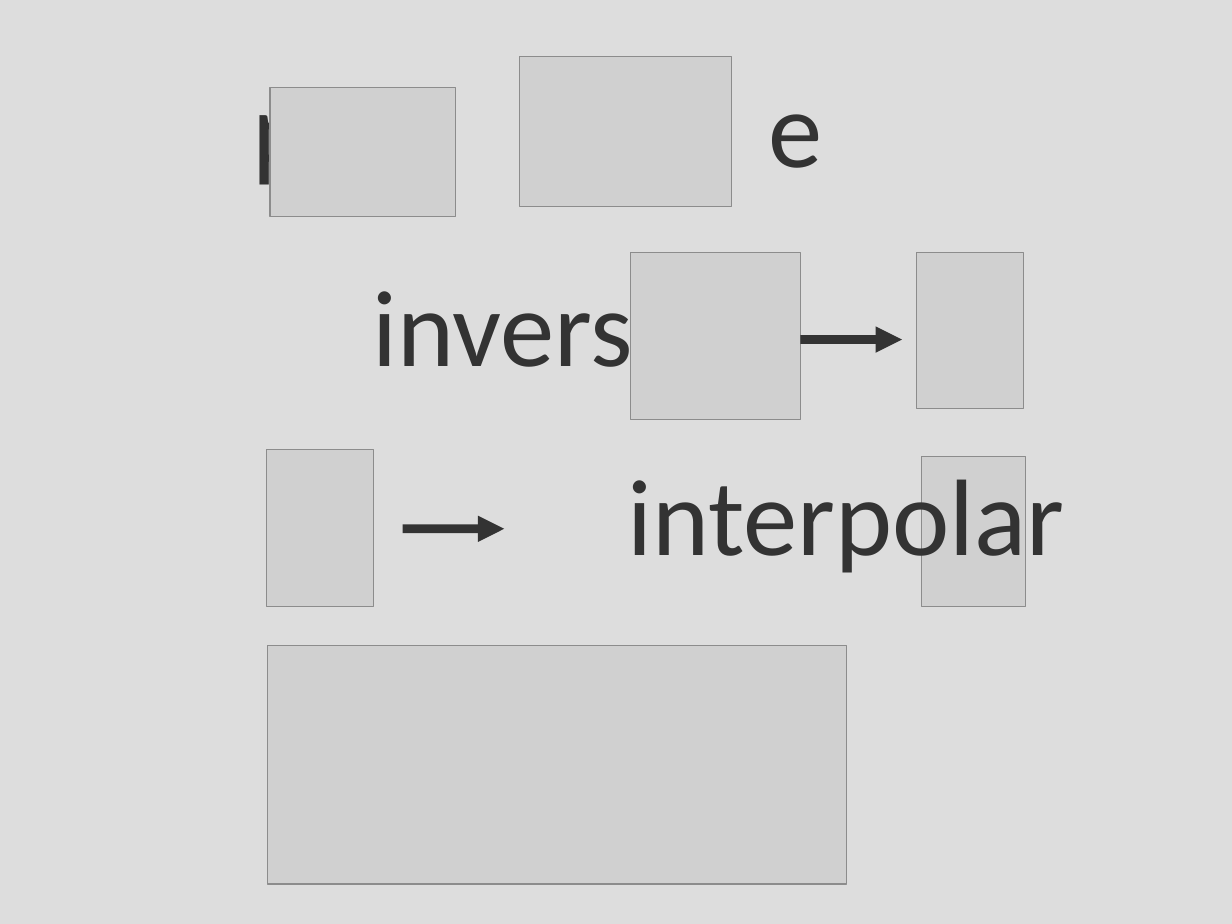
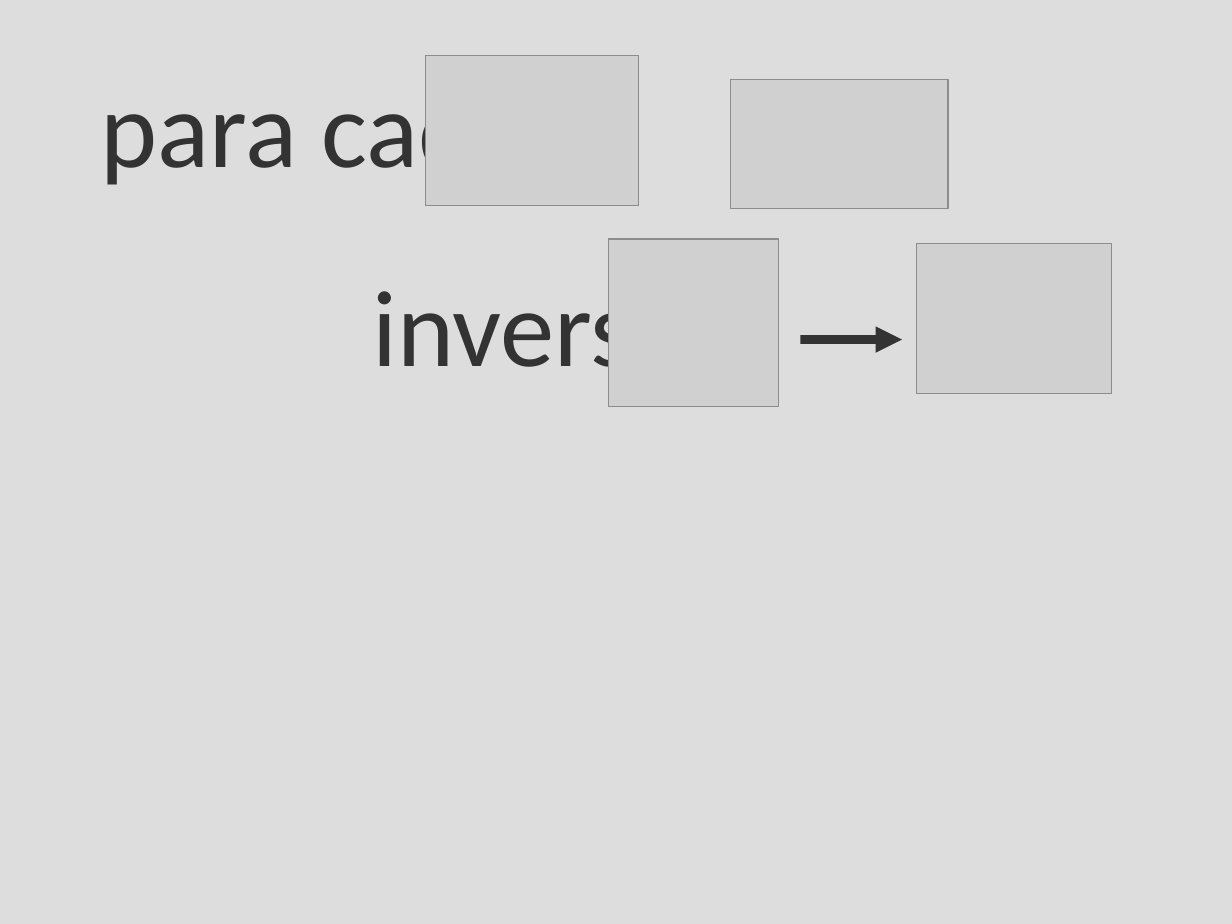
Before and after one commit to leouieda/phd-thesis, a slide deck: slide 92 of presentation/moho.odp. Drawn at 1232x924 pixels with LibreOffice and Linux fonts; fonts in the diff are those of the drawing; grey boxes stand for pictures. Boxes give left, top, right and bottom in pixels: in the first picture for what was removed or moved away, otherwise in the second. Text is boxed around its words. In the diff, an @@ line names an element or a change of style, - is before the commit and + after.

```diff
--- a/presentation/moho.odp
+++ b/presentation/moho.odp
@@ picture: place and size @@
-picture at bbox=[520, 57, 732, 207]
+picture at bbox=[426, 55, 639, 205]
@@ text at bbox=[100, 77, 950, 193]: text changed @@
-para e
+para cada e :
@@ picture: place and size @@
-picture at bbox=[271, 87, 456, 217]
+picture at bbox=[730, 79, 948, 209]
@@ rectangle removed at bbox=[1087, 203, 1203, 582] @@
@@ picture: place and size @@
-picture at bbox=[631, 253, 800, 420]
+picture at bbox=[608, 239, 778, 407]
@@ picture: place and size @@
-picture at bbox=[917, 253, 1024, 409]
+picture at bbox=[917, 244, 1111, 394]
@@ picture removed at bbox=[267, 449, 375, 606] @@
@@ text removed at bbox=[628, 465, 1065, 581] @@
-interpolar
@@ picture removed at bbox=[922, 456, 1026, 606] @@
@@ arrow removed from (402, 529) to (504, 529) @@
@@ picture removed at bbox=[268, 645, 847, 884] @@
```
Also in this commit, not shown: 17 other slides changed, 12 slides added, 11 slides removed.
